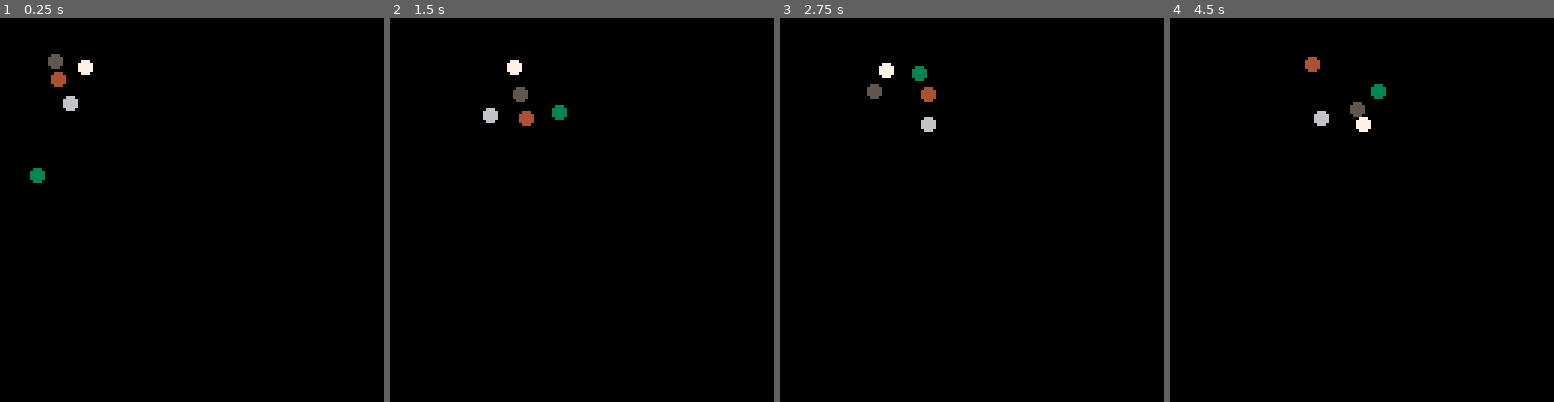
Above: before the commit, frames 1-4 (left to right).
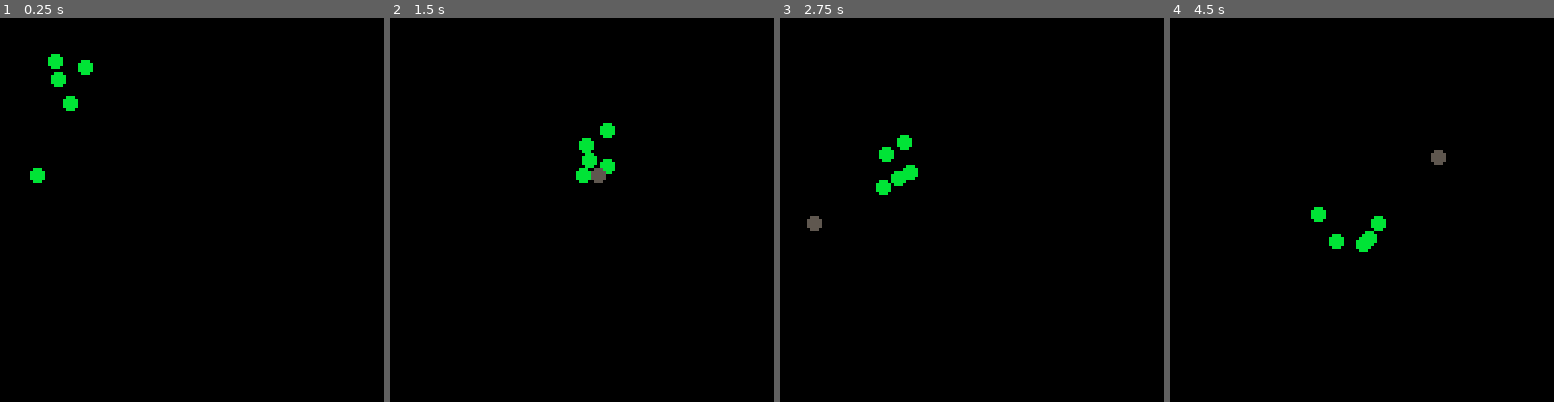
Above: after the commit, the same moments.

Repository: HNE74/pico8
Game: PICO-8 cartridge boids/boids.p8
Two runs of this game, one before a commit and one after it. Both use one fixed random seed, a clock stepped at 60 frames per second and the inputs below.
Inputs:
- Up to frame 1 (0.25 s): no input
- Up to frame 2 (1.5 s): tap O (Z key) at 0.7 s
- Up to frame 3 (2.75 s): tap O (Z key) at 1.7, 2.1, 2.5 s
- Up to frame 4 (4.5 s): tap O (Z key) every 0.4 s from 2.9 to 4.1 s

The runs differ from the first frame. In frame 1, 0.6% of the frame differs, in the area x 7-25%, y 9-43%; in frame 2, 1.4%; in frame 3, 1.4%, in the area x 7-41%, y 11-56%; in frame 4, 1.4%.

Commit message:
chase target added

Diff:
--- a/boids/boids.p8
+++ b/boids/boids.p8
@@ -5,6 +5,7 @@
 -- *** initialization ***
 -- **********************
 function _init()
+  btncnt=0
   init_boids()
 end
 
@@ -20,11 +21,11 @@
   dcorrmag=5.0
 
   boidgrp={}
-  add(boidgrp, create_boid(1,10,70,3))
-  add(boidgrp, create_boid(2,10,10,4))
-  add(boidgrp, create_boid(3,20,15,5))
-  add(boidgrp, create_boid(4,5,5,6))
-  add(boidgrp, create_boid(4,5,18,7))
+  add(boidgrp, create_boid(1,10,70,11))
+  add(boidgrp, create_boid(2,10,10,11))
+  add(boidgrp, create_boid(3,20,15,11))
+  add(boidgrp, create_boid(4,5,5,11))
+  add(boidgrp, create_boid(4,5,18,11))
 end
 
 function create_boid(id,x,y,cl)
@@ -43,12 +44,23 @@
   return boid
 end
 
+function create_target(x,y,cl)
+  target={}
+  target.p={}
+  target.p.x,target.p.y=x,y
+  target.cl=cl
+  return target
+end
+
 -- *************************
 -- *** drawing on screen ***
 -- *************************
 function _draw()
   cls()
   draw_boids()
+  if target~=nil then
+    circfill(target.p.x,target.p.y,2,5)
+  end
 end
 
 function draw_boids()
@@ -62,13 +74,23 @@
 -- *** update objects ***
 -- **********************
 function _update()
+	 handle_buttons()
+
   for b in all(boidgrp) do
     local v1=fly_center(b)
     local v2=match_velocity(b)
+    local v5=nil
+    if target~=nil then
+      v5=chase_target(b)
+    end
 
     b.d=addvec(b.v,v1)
     b.d=addvec(b.d,v2)
 
+    if target~=nil then
+      b.d=addvec(b.d,v5)
+    end
+
     limit_velocity(b)
 
     local v3=keep_distance(b)
@@ -81,7 +103,15 @@
   for b in all(boidgrp) do
     b.v=b.d
     b.p=addvec(b.p,b.v)
-    print_boid(b)
+  end
+end
+
+function handle_buttons()
+  if btn(4) then
+    local x=flr(rnd(xmax-xmin))+xmin
+    local y=flr(rnd(ymax-ymin))+ymin
+    create_target(x,y,5)
+    wait(100)
   end
 end
 
@@ -149,6 +179,11 @@
   if vel>vlimit then
     boid.d=scalarmul(scalardiv(boid.v,vel),vlimit)
   end
+end
+
+function chase_target(boid)
+  local r=scalardiv(subvec(target.p,boid.p),100.0)
+  return r
 end
 
 -- ********************
